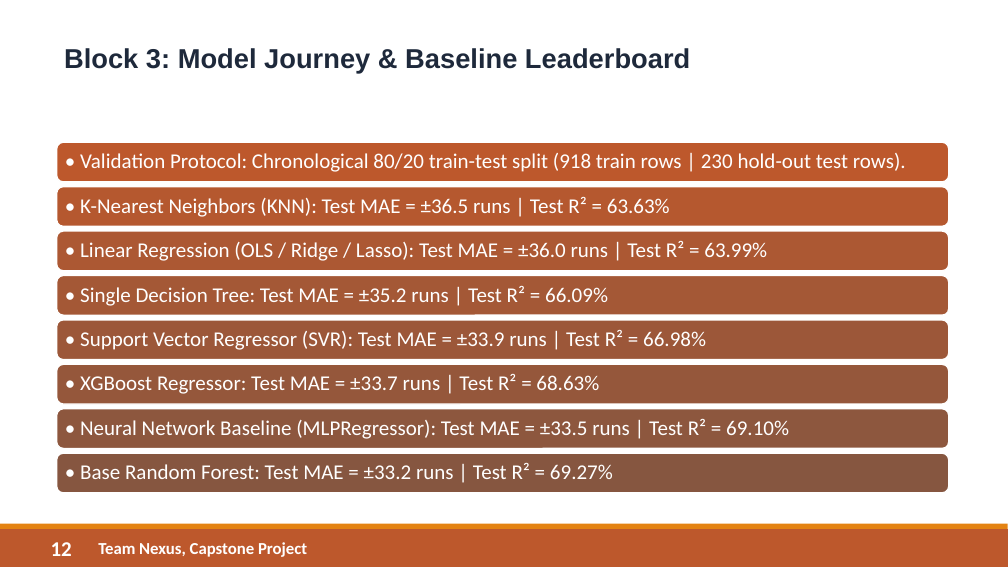
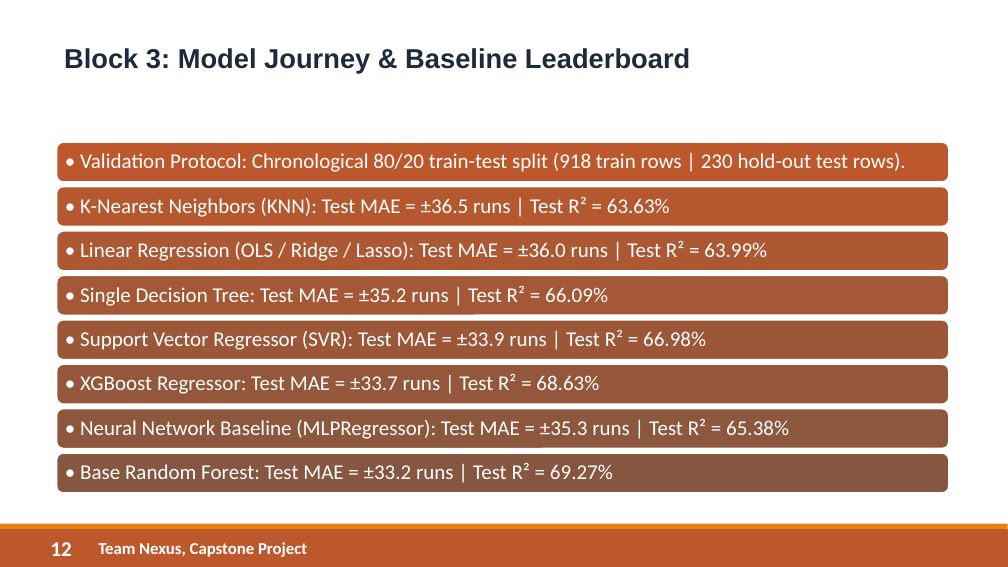
Before and after one commit to rohithreddy2001/cricket_weather_project, a slide deck: slide 12 of assets/Final_Presentation.pptx. Drawn at 1008x567 pixels with LibreOffice and Linux fonts; fonts in the diff are those of the drawing. Boxes give left, top, right and bottom in pixels: in the first picture for what was removed or moved away, otherwise in the second. Text is boxed around its words. In the diff, an @@ line names an element or a change of style, - is before the commit and + after.

Commit message:
updated final presentation ppt with NN Score

```diff
--- a/assets/Final_Presentation.pptx
+++ b/assets/Final_Presentation.pptx
@@ text at bbox=[80, 419, 789, 439]: text changed @@
-• Neural Network Baseline (MLPRegressor): Test MAE = ±33.5 runs | Test R² = 69.10%
+• Neural Network Baseline (MLPRegressor): Test MAE = ±35.3 runs | Test R² = 65.38%
```
